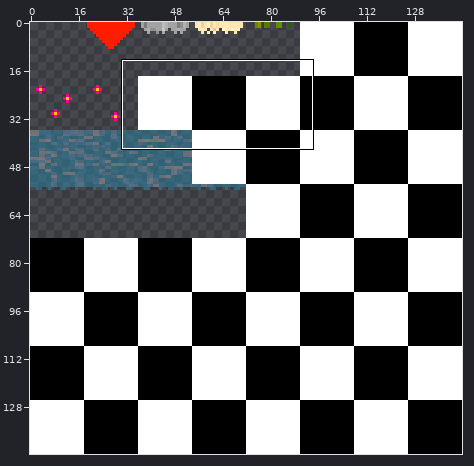
Two states of a sprite sheet, source/Res/Terrain/ground_details.png. Above: a wide view before the commit, with the close-up outlined.
Close-up. First the earlier version:
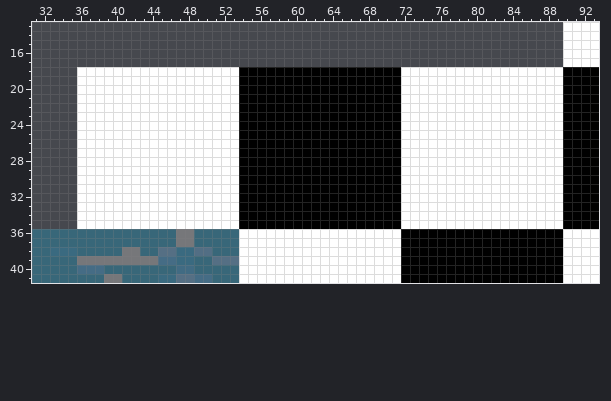
The file is 144x144 pixels. Colours within 5 levels of each other are drawn and written as one. Shown: x 31..93, y 13..41.
After:
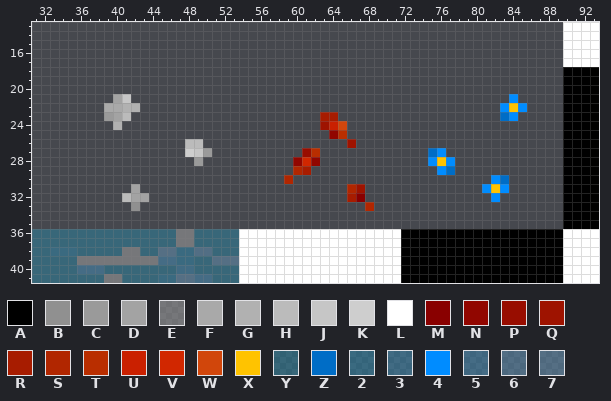
Palette (. is transparent): A #000000  B #909090  C #9a9a9a  D #a3a3a3  E #a7a7a77f  F #a9a9a9  G #b1b1b1  H #bbbbbb  J #c6c6c6  K #cecece  L #ffffff  M #890000  N #910600  P #980d00  Q #9e1300  R #a71c00  S #b12600  T #b92e00  U #ca2000  V #d12700  W #d1460b  X #ffc300  Y #2987a57f  Z #006dc6  2 #2e8db27f  3 #3b8eb97f  4 #008cff  5 #4490bd7f  6 #5f94bb7f  7 #6596bb7f
Changes in this commit:
y 18..20: x 36..89 LLLLLLLLLLLLLLLLLLAAAAAAAAAAAAAAAAAALLLLLLLLLLLLLLLLLL -> ......................................................
y 21: x 36..89 LLLLLLLLLLLLLLLLLLAAAAAAAAAAAAAAAAAALLLLLLLLLLLLLLLLLL -> ....DJ..........................................4.....
y 22: x 36..89 LLLLLLLLLLLLLLLLLLAAAAAAAAAAAAAAAAAALLLLLLLLLLLLLLLLLL -> ...FFGG........................................4X4....
y 23: x 36..89 LLLLLLLLLLLLLLLLLLAAAAAAAAAAAAAAAAAALLLLLLLLLLLLLLLLLL -> ...CDH.....................RR..................Z4.....
y 24: x 36..89 LLLLLLLLLLLLLLLLLLAAAAAAAAAAAAAAAAAALLLLLLLLLLLLLLLLLL -> ....G......................QUW........................
y 25: x 36..89 LLLLLLLLLLLLLLLLLLAAAAAAAAAAAAAAAAAALLLLLLLLLLLLLLLLLL -> ............................NT........................
y 26: x 36..89 LLLLLLLLLLLLLLLLLLAAAAAAAAAAAAAAAAAALLLLLLLLLLLLLLLLLL -> ............HH................Q.......................
y 27: x 36..89 LLLLLLLLLLLLLLLLLLAAAAAAAAAAAAAAAAAALLLLLLLLLLLLLLLLLL -> ............KJC..........PT............Z4.............
y 28: x 36..89 LLLLLLLLLLLLLLLLLLAAAAAAAAAAAAAAAAAALLLLLLLLLLLLLLLLLL -> .............C..........NVN............4X4............
y 29: x 36..89 LLLLLLLLLLLLLLLLLLAAAAAAAAAAAAAAAAAALLLLLLLLLLLLLLLLLL -> ........................SR..............4Z............
y 30: x 36..89 LLLLLLLLLLLLLLLLLLAAAAAAAAAAAAAAAAAALLLLLLLLLLLLLLLLLL -> .......................S......................4Z......
y 31: x 36..89 LLLLLLLLLLLLLLLLLLAAAAAAAAAAAAAAAAAALLLLLLLLLLLLLLLLLL -> ......D.......................SQ.............4X4......
y 32: x 36..89 LLLLLLLLLLLLLLLLLLAAAAAAAAAAAAAAAAAALLLLLLLLLLLLLLLLLL -> .....HDD......................RM..............4.......
y 33: x 36..89 LLLLLLLLLLLLLLLLLLAAAAAAAAAAAAAAAAAALLLLLLLLLLLLLLLLLL -> ......B.........................S.....................
y 34..35: x 36..89 LLLLLLLLLLLLLLLLLLAAAAAAAAAAAAAAAAAALLLLLLLLLLLLLLLLLL -> ......................................................
Boxes around the changes in both close-ups, in picture pixels (x1, y1, x2, y2):
changed: (77, 67, 563, 229)
